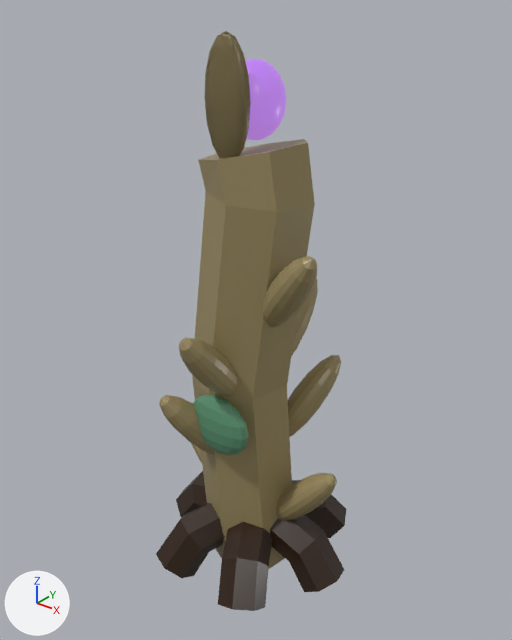
What one commit did to the glTF model public/assets/models/circle-thornspire.glb.
Rendered twice from a camera (50 mm lens) standing at (1.87, -2.33, 2.79) and looking at (-0.03, 0.04, 1.32). Every picture has the same lights, and +X, +Y and +Z are marked at lower left. The older version comes first. Where no turn or scale is listed for an object, it has been applied to the vertices.

Names of what the first picture shows: 'circle-thornspire-growth-canopy-circle-thornspire-owner', 'circle-thornspire-growth-canopy-circle-thornspire-wood', 'circle-thornspire-growth-canopy-crown-3', 'circle-thornspire-growth-canopy-crown-core', 'circle-thornspire-growth-ribs-circle-thornspire-wood', 'circle-thornspire-growth-roots-circle-thornspire-roots'.
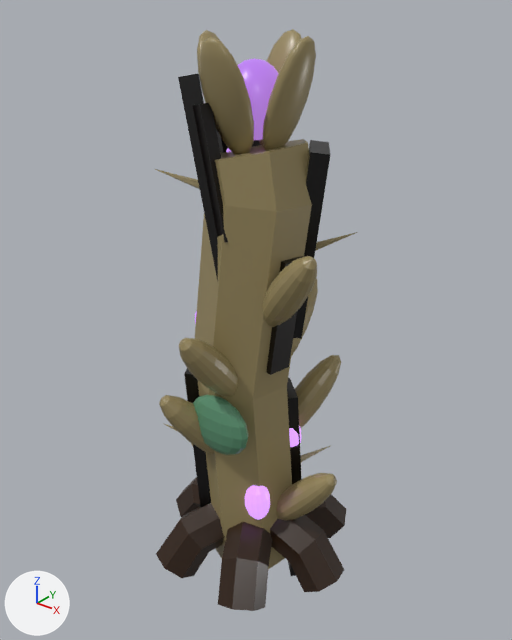
ob_circle_thornspire_petal_1 is not drawn itself; it is the parent of ob_circle_thornspire_growth_canopy_crown_1.
ob_circle_thornspire_petal_2 is not drawn itself; it is the parent of ob_circle_thornspire_growth_canopy_crown_2.
ob_circle_thornspire_petal_3 is not drawn itself; it is the parent of ob_circle_thornspire_growth_canopy_crown_3.

The change, as a diff of the scene's bpy script:
```diff
--- a/public/assets/models/circle-thornspire.glb.py
+++ b/public/assets/models/circle-thornspire.glb.py
@@ ob_circle_thornspire_growth_canopy_crown_0 @@
 ob_circle_thornspire_growth_canopy_crown_0.location = (0.0, -0.17, 0.22)
+ob_circle_thornspire_growth_canopy_crown_0.rotation_euler = (0.35, 0.0, 0.0)  # degrees (20, 0, 0)
 ob_circle_thornspire_growth_canopy_crown_0.scale = (0.22, 0.1, 0.5)
@@ ob_circle_thornspire_petal_1 @@
 ob_circle_thornspire_petal_1.location = (0.0, 0.0, 0.0)
+ob_circle_thornspire_petal_1.rotation_euler = (0.0, 0.0, -1.571)  # degrees (0, 0, -90)
@@ ob_circle_thornspire_growth_canopy_crown_1 @@
 ob_circle_thornspire_growth_canopy_crown_1.location = (0.0, -0.17, 0.22)
+ob_circle_thornspire_growth_canopy_crown_1.rotation_euler = (0.35, 0.0, 0.0)  # degrees (20, 0, 0)
 ob_circle_thornspire_growth_canopy_crown_1.scale = (0.22, 0.1, 0.5)
@@ ob_circle_thornspire_petal_2 @@
 ob_circle_thornspire_petal_2.location = (0.0, 0.0, 0.0)
+ob_circle_thornspire_petal_2.rotation_euler = (0.0, 0.0, -3.142)  # degrees (0, 0, -180)
@@ ob_circle_thornspire_growth_canopy_crown_2 @@
 ob_circle_thornspire_growth_canopy_crown_2.location = (0.0, -0.17, 0.22)
+ob_circle_thornspire_growth_canopy_crown_2.rotation_euler = (0.35, 0.0, 0.0)  # degrees (20, 0, 0)
 ob_circle_thornspire_growth_canopy_crown_2.scale = (0.22, 0.1, 0.5)
@@ ob_circle_thornspire_petal_3 @@
 ob_circle_thornspire_petal_3.location = (0.0, 0.0, 0.0)
+ob_circle_thornspire_petal_3.rotation_euler = (0.0, 0.0, 1.571)  # degrees (0, 0, 90)
@@ ob_circle_thornspire_growth_canopy_crown_3 @@
 ob_circle_thornspire_growth_canopy_crown_3.location = (0.0, -0.17, 0.22)
+ob_circle_thornspire_growth_canopy_crown_3.rotation_euler = (0.35, 0.0, 0.0)  # degrees (20, 0, 0)
 ob_circle_thornspire_growth_canopy_crown_3.scale = (0.22, 0.1, 0.5)
@@ ob_circle_thornspire_damage_critical_circle_thornspire_damage_critical_flicker @@
+ob_circle_thornspire_damage_critical_circle_thornspire_damage_critical_flicker = bpy.data.objects.new('circle-thornspire-damage-critical-circle-thornspire-damage-critical-flicker', me_mesh_14)  # 172 vertices, 336 faces; spans x 0.074..0.204, y -0.216..0.163, z 0.341..0.812; in mat_circle_thornspire_damage_critical_flicker (purple #8341bc, glowing purple #daa2ff)
+ob_circle_thornspire_damage_critical_circle_thornspire_damage_critical_flicker.location = (0.0, 0.0, 0.0)
@@ ob_circle_thornspire_damage_critical_circle_thornspire_damage_critical_splinter @@
+ob_circle_thornspire_damage_critical_circle_thornspire_damage_critical_splinter = bpy.data.objects.new('circle-thornspire-damage-critical-circle-thornspire-damage-critical-splinter', me_mesh_13)  # 60 vertices, 100 faces; spans x -0.43..0.38, y -0.3..0.31, z 0.16..2.06; in mat_circle_thornspire_damage_critical_splinter (beige #a99a70)
+ob_circle_thornspire_damage_critical_circle_thornspire_damage_critical_splinter.location = (0.0, 0.0, 0.0)
@@ ob_circle_thornspire_damage_critical_circle_thornspire_damage_critical_split @@
+ob_circle_thornspire_damage_critical_circle_thornspire_damage_critical_split = bpy.data.objects.new('circle-thornspire-damage-critical-circle-thornspire-damage-critical-split', me_mesh_12)  # 40 vertices, 60 faces; spans x -0.33..0.33, y -0.25..0.26, z -0.18..2.44; in mat_circle_thornspire_damage_critical_split (black #030101)
+ob_circle_thornspire_damage_critical_circle_thornspire_damage_critical_split.location = (0.0, 0.0, 0.0)
@@ ob_circle_thornspire_damage_moderate_circle_thornspire_damage_moderate_leak_fading_light @@
+ob_circle_thornspire_damage_moderate_circle_thornspire_damage_moderate_leak_fading_light = bpy.data.objects.new('circle-thornspire-damage-moderate-circle-thornspire-damage-moderate-leak-fading-light', me_mesh_11)  # 258 vertices, 504 faces; spans x -0.276..0.269, y -0.143..0.14, z 1.249..2.123; in mat_circle_thornspire_damage_moderate_leak_fading_light (purple #7439b2, glowing purple #c592ee)
+ob_circle_thornspire_damage_moderate_circle_thornspire_damage_moderate_leak_fading_light.location = (0.0, 0.0, 0.0)
@@ ob_circle_thornspire_damage_moderate_circle_thornspire_damage_moderate_crack @@
+ob_circle_thornspire_damage_moderate_circle_thornspire_damage_moderate_crack = bpy.data.objects.new('circle-thornspire-damage-moderate-circle-thornspire-damage-moderate-crack', me_mesh_10)  # 48 vertices, 72 faces; spans x -0.276..0.261, y -0.246..0.211, z 1.16..2.343; in mat_circle_thornspire_damage_moderate_crack (black #0a0301)
+ob_circle_thornspire_damage_moderate_circle_thornspire_damage_moderate_crack.location = (0.0, 0.0, 0.0)
```

Boxes [x1, y1, x2, y2] around the edits, measured in the pictures (512 x 640 px):
'circle-thornspire-growth-canopy-crown-3', turned: before [204, 31, 251, 158]; after [262, 36, 316, 150]
'circle-thornspire-damage-critical-circle-thornspire-damage-critical-split', added: after [178, 74, 330, 576]
'circle-thornspire-growth-canopy-crown-0', turned (not visible before): after [199, 37, 254, 155]
'circle-thornspire-damage-moderate-circle-thornspire-damage-moderate-crack', added: after [193, 103, 303, 375]
'circle-thornspire-damage-critical-circle-thornspire-damage-critical-flicker', added (purple): after [245, 426, 301, 520]
'circle-thornspire-growth-canopy-crown-2', turned (not visible before): after [259, 29, 302, 146]
'circle-thornspire-damage-critical-circle-thornspire-damage-critical-splinter', added: after [155, 169, 357, 462]
'circle-thornspire-growth-canopy-crown-1', turned (not visible before): after [197, 30, 220, 96]
'circle-thornspire-damage-moderate-circle-thornspire-damage-moderate-leak-fading-light', added (mostly hidden): after [195, 148, 231, 323]
